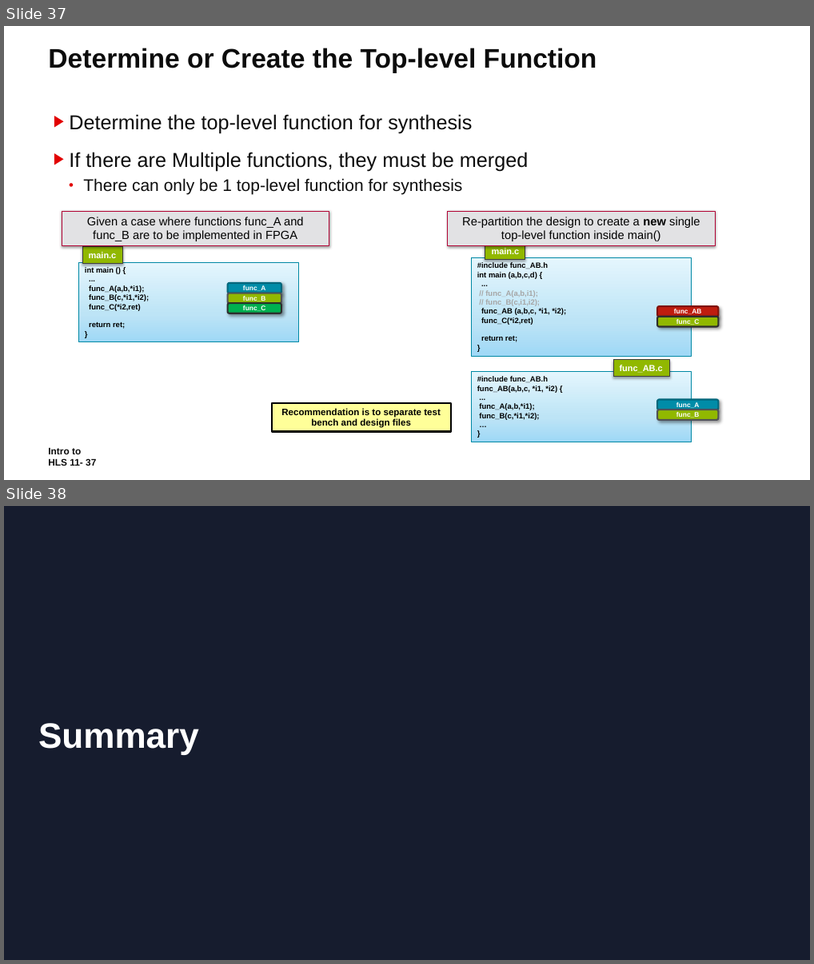
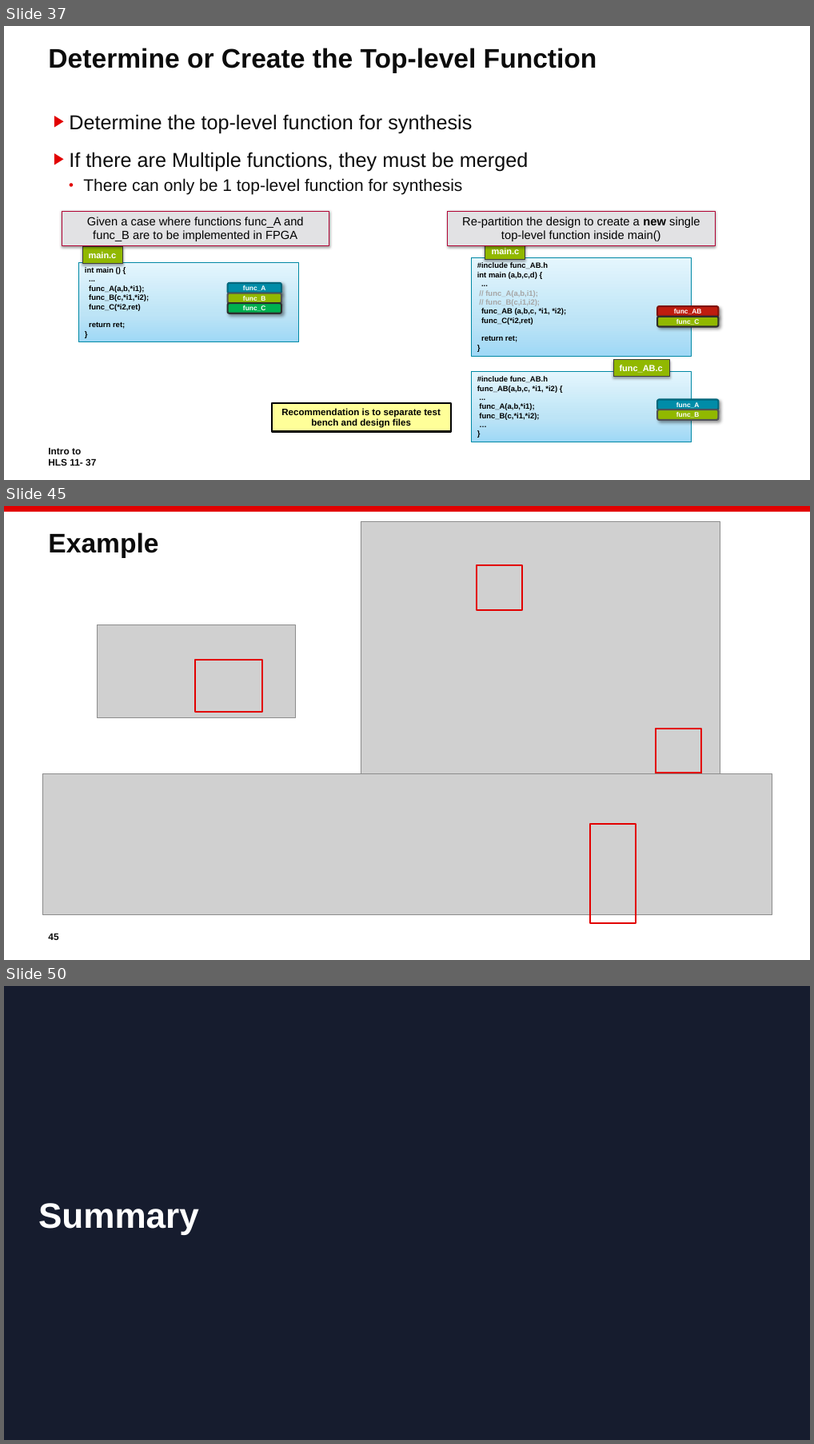
Before and after one commit to ChunxuGuo/High-Level-Synthesis-Flow-on-Zynq-using-Vitis-HLS, a slide deck: vitis_slides/11_HLS_Intro.PPTX. Shown one above the other, each under a label of ours: slides 37 and 38 before the commit, slides 37, 45 and 50 after it; the slides between them are not shown. The pictures are 814x964 and 814x1444 pixels, drawn with LibreOffice and Linux fonts; fonts in the diff are those of the drawing; grey boxes stand for pictures; background and template pictures are left out. Boxes give left, top, right and bottom in pixels: in the first picture for what was removed or moved away, otherwise in the second. Text is boxed around its words. In the diff, an @@ line names an element or a change of style, - is before the commit and + after.

```diff
--- a/vitis_slides/11_HLS_Intro.PPTX
+++ b/vitis_slides/11_HLS_Intro.PPTX
@@ slide 45 added at <box>4,506,810,960</box>, background #FFFFFF @@
@@ rectangle added at <box>4,506,810,512</box>, fill #E20000 @@
@@ picture added at <box>361,522,720,773</box> @@
@@ title added at <box>48,532,158,558</box>, 32 pt, text #0C0C0C, bold @@
+Example
@@ rectangle added at <box>477,564,523,609</box>, outline #E20000 2 pt @@
@@ picture added at <box>97,625,295,718</box> @@
@@ rectangle added at <box>196,660,262,712</box>, outline #E20000 2 pt @@
@@ rectangle added at <box>656,728,702,772</box>, outline #E20000 2 pt @@
@@ picture added at <box>42,773,772,914</box> @@
@@ rectangle added at <box>591,824,637,924</box>, outline #E20000 2 pt @@
@@ page number added at <box>48,933,58,940</box>, 11.3 pt, text #0C0C0C, bold @@
+45
@@ what was slide 38 is now slide 50 @@
```
Also in this commit, not shown: 11 other slides added.
